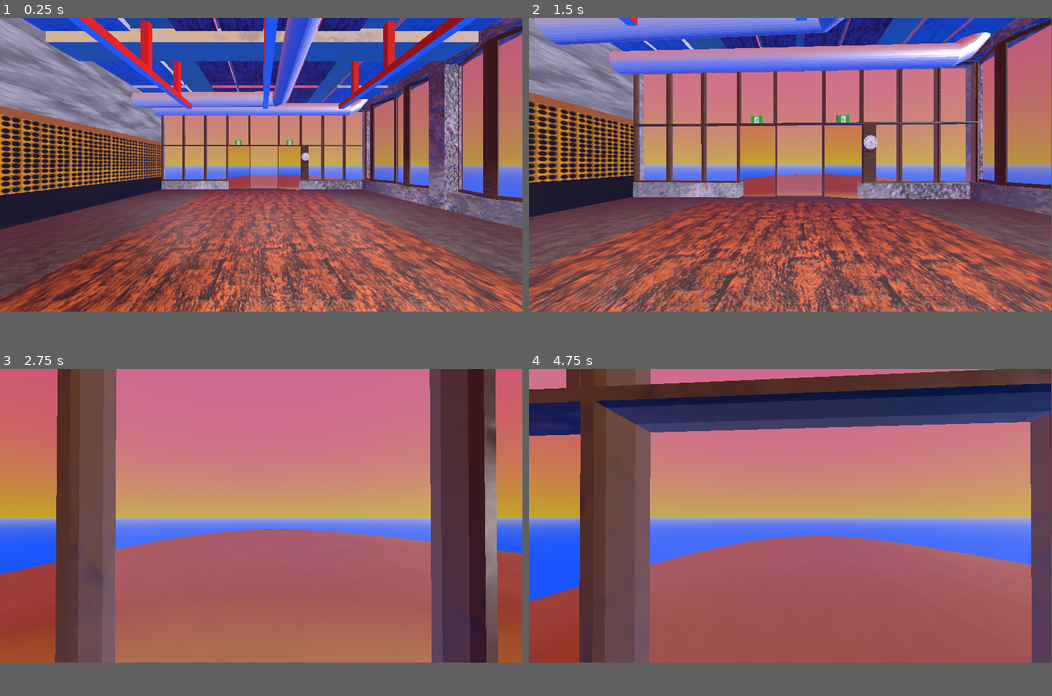
Above: before the commit, frames 1-4 (two rows, left to right).
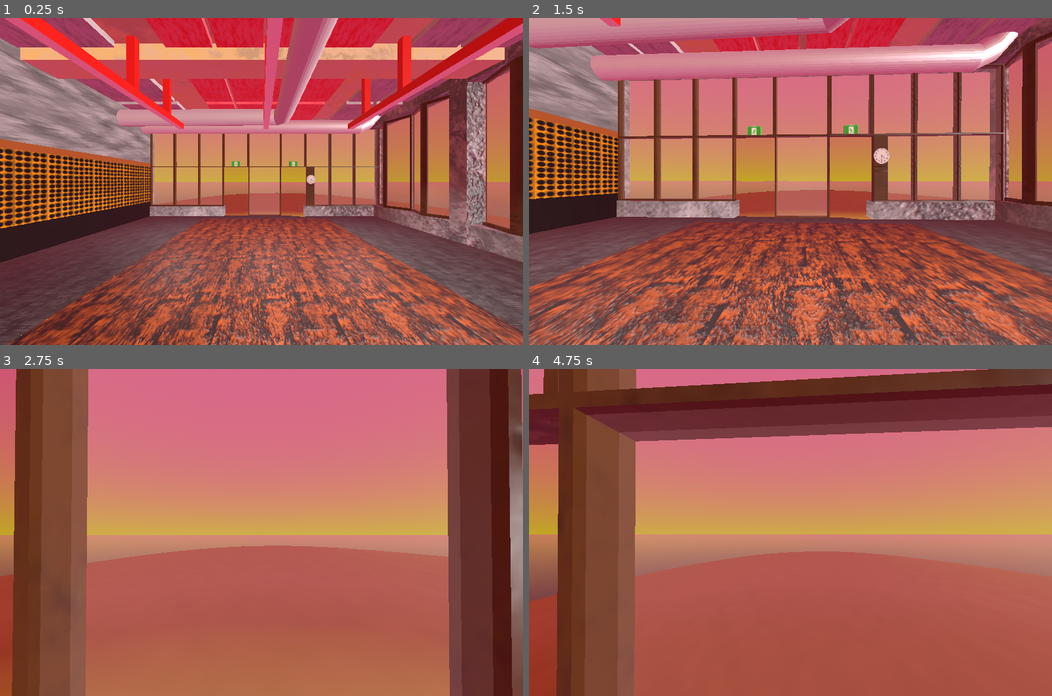
Above: after the commit, the same moments.

Repository: jasonthepenguin/ResolveIt
Game: Godot game, scene res://world.tscn
The game is run twice, just before and just after one commit, with the same random seed, the same clock (stepped at 60 frames per second) and the same inputs.
Inputs (mouse positions are in pixels of both pictures, inside the frame that each line leads up to):
- Up to frame 1 (0.25 s): no input
- Up to frame 2 (1.5 s): tap Enter (ui_accept) at 0.5, 0.77 s; move the mouse to (816, 165) at 0.52 s; hold W (forward) from 0.53 s (still down); move the mouse to (764, 165) at 1.27 s
- Up to frame 3 (2.75 s): keep holding W (forward); tap Enter (ui_accept) at 1.52 s; move the mouse to (271, 509) at 2.02 s
- Up to frame 4 (4.75 s): keep holding W (forward); move the mouse to (785, 519) at 2.77 s; tap Enter (ui_accept) at 3.02, 3.77, 4.25, 4.52 s; move the mouse to (827, 519) at 3.52 s; move the mouse to (748, 512) at 4.27 s
The window is 799x449 before the commit and 800x500 after it. Grey fills any space a smaller window leaves; there, only what the larger window draws over its background counts as a difference.

The runs differ from the first frame. In frame 1, 85% of the frame differs, in the area x 0-100%, y 0-100%; in frame 2, 74%; in frame 3, 42%; in frame 4, 41%.

Commit message:
Added water + water shader
water plane scene that has shader to give waves and movement over time. added to the world scene as the beach ocean water.

Diff:
--- a/project.godot
+++ b/project.godot
@@ -14,6 +14,11 @@
 run/main_scene="res://world.tscn"
 config/features=PackedStringArray("4.2", "Forward Plus")
 config/icon="res://icon.svg"
+
+[display]
+
+window/size/viewport_width=1440
+window/size/viewport_height=900
 
 [input]
 
--- /dev/null
+++ b/water.gdshader
@@ -0,0 +1,47 @@
+shader_type spatial;
+
+uniform vec3 albedo : source_color;
+uniform float metallic : hint_range(0.0, 1.0) = 0;
+uniform float roughness : hint_range(0.0, 1.0) = 0.02;
+uniform sampler2D texture_normal;
+uniform sampler2D texture_normal2;
+
+uniform vec2 wave_direction = vec2(2.0, 0.0);
+uniform vec2 wave_direction2 = vec2(0.0, 1.0);
+uniform float time_scale : hint_range(0.0, 0.2, 0.005) = 0.025;
+
+uniform sampler2D wave;
+uniform float noise_scale = 10.0;
+uniform float height_scale = 0.15;
+
+
+// varying variables
+varying float height;
+varying vec3 world_pos;
+
+void vertex() {
+	// Called for every vertex the material is visible on.
+	world_pos = (MODEL_MATRIX * vec4(VERTEX, 1.0)).xyz;
+	height = texture(wave, world_pos.xz / noise_scale + TIME * time_scale).r;
+	VERTEX.y += height * height_scale;
+}
+
+void fragment() {
+	// Called for every pixel the material is visible on.
+
+	vec2 time = (TIME * wave_direction) * time_scale; // move rate of first wave
+	vec2 time2 = (TIME * wave_direction2) * time_scale; // move rate of second wave
+
+	vec3 normal_blend = mix(texture(texture_normal, world_pos.xz + time).rgb, texture(texture_normal2, world_pos.xz + time).rgb, 0.5);
+
+	ALBEDO = albedo;
+	METALLIC = metallic;
+	ROUGHNESS = roughness;
+	NORMAL_MAP = normal_blend;
+
+}
+
+//void light() {
+	// Called for every pixel for every light affecting the material.
+	// Uncomment to replace the default light processing function with this one.
+//}
--- /dev/null
+++ b/water_plane.tscn
@@ -0,0 +1,56 @@
+[gd_scene load_steps=10 format=3 uid="uid://d2ncr3nome2xn"]
+
+[ext_resource type="Shader" path="res://water.gdshader" id="1_qbxxf"]
+
+[sub_resource type="QuadMesh" id="QuadMesh_vfah2"]
+subdivide_width = 200
+subdivide_depth = 200
+orientation = 1
+
+[sub_resource type="FastNoiseLite" id="FastNoiseLite_gi42x"]
+noise_type = 3
+fractal_type = 2
+
+[sub_resource type="NoiseTexture2D" id="NoiseTexture2D_xc5w4"]
+seamless = true
+as_normal_map = true
+bump_strength = 1.5
+noise = SubResource("FastNoiseLite_gi42x")
+
+[sub_resource type="FastNoiseLite" id="FastNoiseLite_aupsu"]
+noise_type = 3
+seed = 10
+fractal_type = 2
+
+[sub_resource type="NoiseTexture2D" id="NoiseTexture2D_ncru3"]
+seamless = true
+as_normal_map = true
+bump_strength = 8.5
+noise = SubResource("FastNoiseLite_aupsu")
+
+[sub_resource type="FastNoiseLite" id="FastNoiseLite_ps64t"]
+
+[sub_resource type="NoiseTexture2D" id="NoiseTexture2D_drtux"]
+seamless = true
+noise = SubResource("FastNoiseLite_ps64t")
+
+[sub_resource type="ShaderMaterial" id="ShaderMaterial_3gqyr"]
+render_priority = 0
+shader = ExtResource("1_qbxxf")
+shader_parameter/albedo = Color(0.00113007, 0.0751454, 0.419188, 1)
+shader_parameter/metallic = 0.0
+shader_parameter/roughness = 0.02
+shader_parameter/wave_direction = Vector2(2, 0)
+shader_parameter/wave_direction2 = Vector2(0, 1)
+shader_parameter/time_scale = 0.025
+shader_parameter/noise_scale = 10.0
+shader_parameter/height_scale = 0.15
+shader_parameter/texture_normal = SubResource("NoiseTexture2D_xc5w4")
+shader_parameter/texture_normal2 = SubResource("NoiseTexture2D_ncru3")
+shader_parameter/wave = SubResource("NoiseTexture2D_drtux")
+
+[node name="WaterPlane" type="MeshInstance3D"]
+transform = Transform3D(1, 0, 0, 0, 1, 0, 0, 0, 1, 3.95775e-05, -0.000764251, 0.000367284)
+cast_shadow = 0
+mesh = SubResource("QuadMesh_vfah2")
+surface_material_override/0 = SubResource("ShaderMaterial_3gqyr")
--- a/world.tscn
+++ b/world.tscn
@@ -1,14 +1,15 @@
-[gd_scene load_steps=7 format=3 uid="uid://n62f3tl150r0"]
+[gd_scene load_steps=8 format=3 uid="uid://n62f3tl150r0"]
 
 [ext_resource type="PackedScene" uid="uid://bqu44ul337erb" path="res://room.tscn" id="1_6tnus"]
 [ext_resource type="PackedScene" uid="uid://bbycv2d86pfv8" path="res://player.tscn" id="2_4b5vs"]
 [ext_resource type="PackedScene" uid="uid://bwkhk2iahiriw" path="res://beach_sand.tscn" id="3_b8h1r"]
+[ext_resource type="PackedScene" uid="uid://d2ncr3nome2xn" path="res://water_plane.tscn" id="4_v5a5n"]
 
 [sub_resource type="ProceduralSkyMaterial" id="ProceduralSkyMaterial_7o4bf"]
 sky_top_color = Color(0.815649, 0.306945, 0.479011, 1)
 sky_horizon_color = Color(0.760504, 0.649708, 0.143563, 1)
-ground_bottom_color = Color(0.112496, 0.328163, 1, 1)
-ground_horizon_color = Color(0.648927, 0.643117, 0.743517, 1)
+ground_bottom_color = Color(0.815686, 0.305882, 0.478431, 1)
+ground_horizon_color = Color(0.760784, 0.65098, 0.145098, 1)
 sun_angle_max = 43.33
 
 [sub_resource type="Sky" id="Sky_410ox"]
@@ -21,7 +22,7 @@
 [node name="Node3D" type="Node3D"]
 
 [node name="room" parent="." instance=ExtResource("1_6tnus")]
-transform = Transform3D(1, 0, 0, 0, 1, 0, 0, 0, 1, -2.78668, 4.07967, 14.2787)
+transform = Transform3D(1, 0, 0, 0, 1, 0, 0, 0, 1, -2.79279, 3.69052, 14.3113)
 
 [node name="CharacterBody3D" parent="." instance=ExtResource("2_4b5vs")]
 transform = Transform3D(1, 0, 0, 0, 1, 0, 0, 0, 1, -2.97373, 5.77096, 17.9229)
@@ -33,4 +34,7 @@
 transform = Transform3D(0.510258, 0, 0.860022, 0, 1, 0, -0.860022, 0, 0.510258, 0, 3.30203, -0.535959)
 
 [node name="sand" parent="." instance=ExtResource("3_b8h1r")]
-transform = Transform3D(2, 0, 0, 0, 2, 0, 0, 0, 2, 2.08165e-12, 0.454, -1.374)
+transform = Transform3D(2, 0, 0, 0, 1, 0, 0, 0, 2, -0.00906372, 1.88131, -1.36072)
+
+[node name="WaterPlane" parent="." instance=ExtResource("4_v5a5n")]
+transform = Transform3D(4000, 0, 0, 0, 1, 0, 0, 0, 4000, -0.00306177, 2.28428, 0.0126964)
